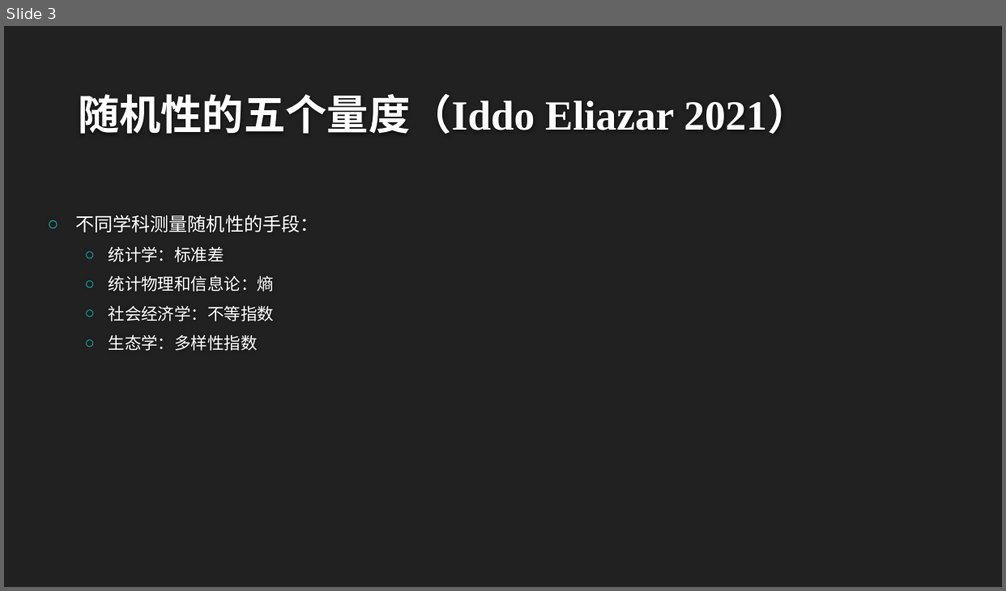
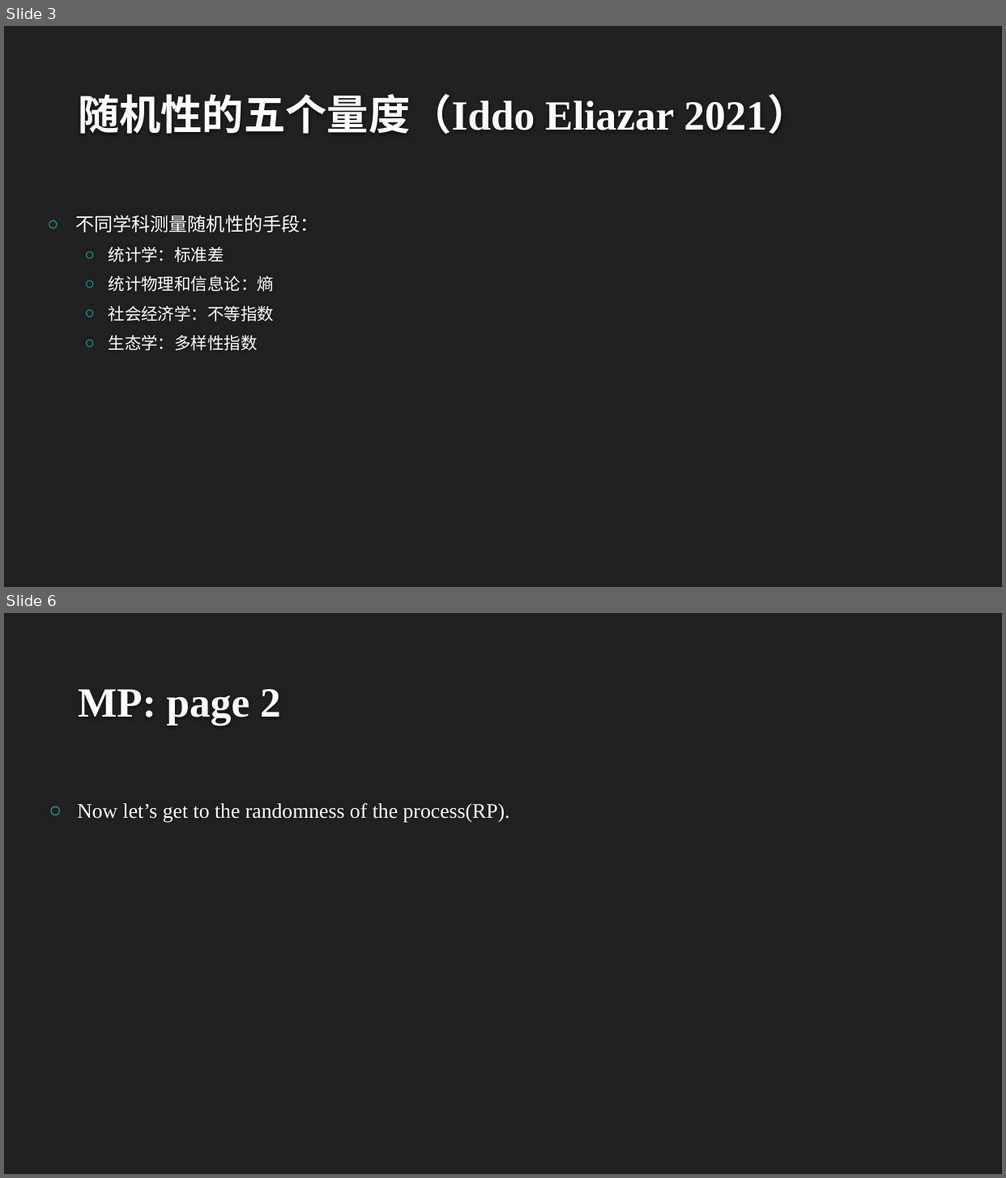
Before and after one commit to HGMT96/my-materials, a slide deck: 概率论/随机性的五个量度.pptx. Shown one above the other, each under a label of ours: slide 3 before the commit, slides 3 and 6 after it; the slides between them are not shown. The pictures are 1006x591 and 1006x1178 pixels, drawn with LibreOffice and Linux fonts; fonts in the diff are those of the drawing; background and template pictures are left out. Boxes give left, top, right and bottom in pixels: in the first picture for what was removed or moved away, otherwise in the second. Text is boxed around its words. In the diff, an @@ line names an element or a change of style, - is before the commit and + after.

```diff
--- a/概率论/随机性的五个量度.pptx
+++ b/概率论/随机性的五个量度.pptx
@@ slide 6 added at bbox=[4, 613, 1002, 1174], background #212121 @@
@@ title added at bbox=[78, 689, 281, 726], 40 pt, text #FEFEFE, bold @@
+MP: page 2
@@ text added at bbox=[77, 803, 510, 823], 20 pt, text #FFFFFF @@
+○ Now let’s get to the randomness of the process(RP).
```
Also in this commit, not shown: 1 slide changed, 2 other slides added, 1 other file.
